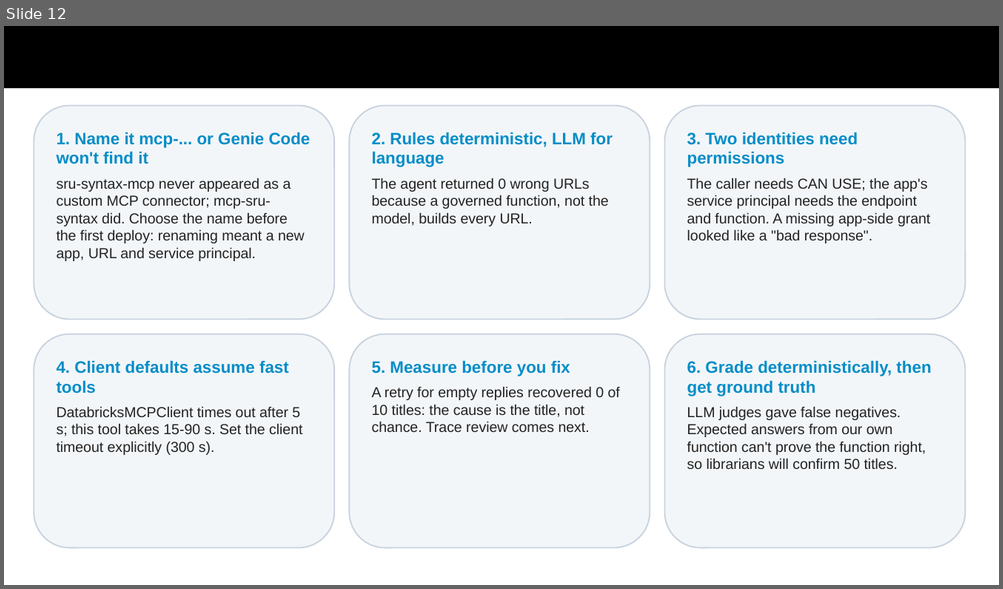
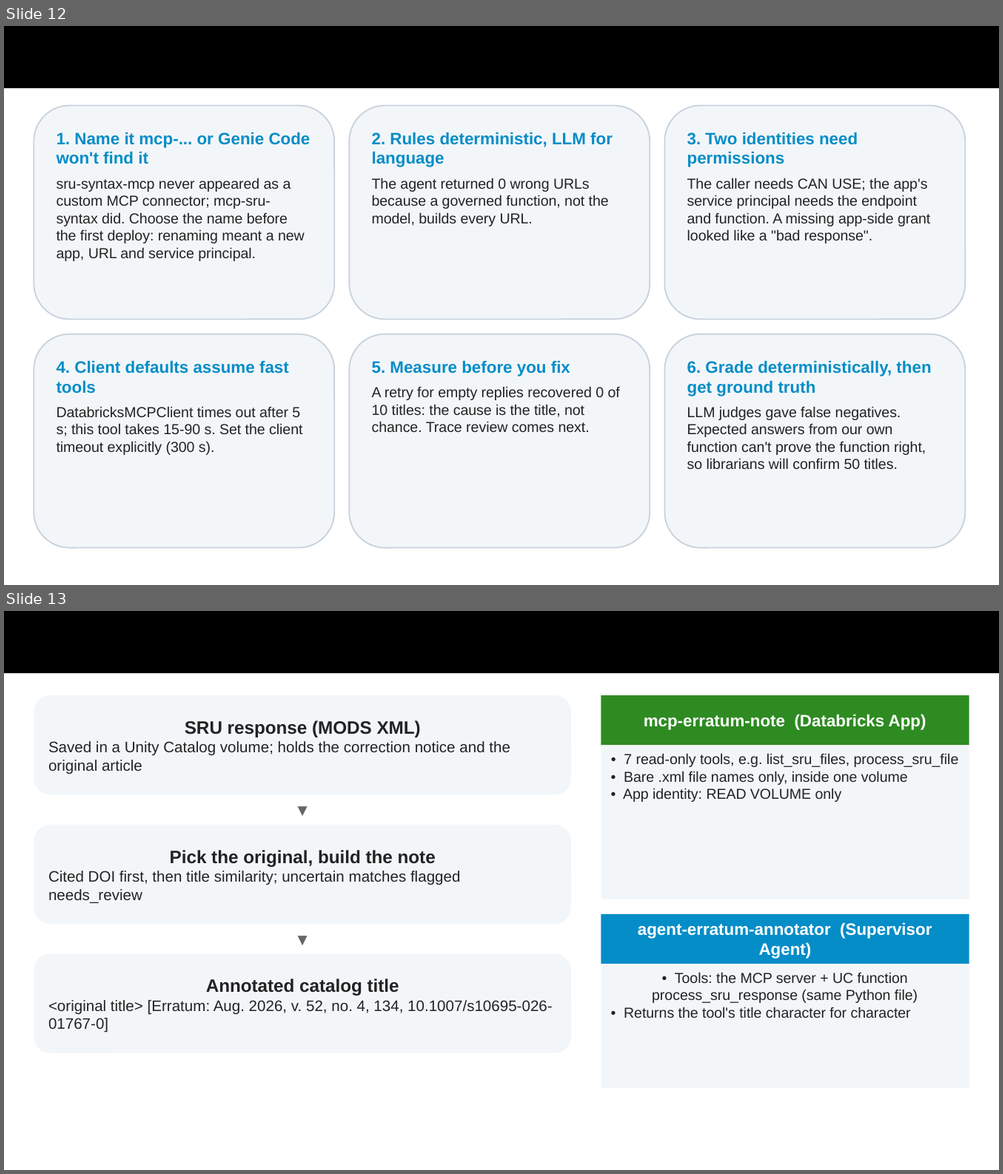
Before and after one commit to AmandaZXu-USDA/mcp-hackathon-demo-sru, a slide deck: submission/GSA-MCP-Hackathon-mcp-sru-syntax.pptx. Shown one above the other, each under a label of ours: slide 12 before the commit, slides 12 and 13 after it. The pictures are 1003x589 and 1003x1174 pixels, drawn with LibreOffice and Linux fonts; fonts in the diff are those of the drawing. Boxes give left, top, right and bottom in pixels: in the first picture for what was removed or moved away, otherwise in the second. Text is boxed around its words. In the diff, an @@ line names an element or a change of style, - is before the commit and + after.

```diff
--- a/submission/GSA-MCP-Hackathon-mcp-sru-syntax.pptx
+++ b/submission/GSA-MCP-Hackathon-mcp-sru-syntax.pptx
@@ slide 13 added at [4, 611, 999, 1170], background #FFFFFF @@
@@ title added at [4, 611, 999, 674], fill #000000 @@
@@ rounded rectangle added at [34, 695, 571, 795], fill #F3F6F9, 11 pt, text #222222 @@
+SRU response (MODS XML)
+Saved in a Unity Catalog volume; holds the correction notice and the original article
@@ rectangle added at [600, 695, 969, 745], fill #2E8B22, 12 pt, text #FFFFFF, bold @@
+mcp-erratum-note (Databricks App)
@@ rectangle added at [600, 745, 969, 900], fill #F3F6F9, 10.5 pt, text #222222 @@
+• 7 read-only tools, e.g. list_sru_files, process_sru_file
+• Bare .xml file names only, inside one volume
+• App identity: READ VOLUME only
@@ text added at [278, 795, 327, 825], 12 pt, text #666666 @@
+▼
@@ rounded rectangle added at [34, 825, 571, 924], fill #F3F6F9, 11 pt, text #222222 @@
+Pick the original, build the note
+Cited DOI first, then title similarity; uncertain matches flagged needs_review
@@ rectangle added at [600, 914, 969, 964], fill #058DC7, 12 pt, text #FFFFFF, bold @@
+agent-erratum-annotator (Supervisor Agent)
@@ text added at [278, 924, 327, 954], 12 pt, text #666666 @@
+▼
@@ rounded rectangle added at [34, 954, 571, 1054], fill #F3F6F9, 11 pt, text #222222 @@
+Annotated catalog title
+<original title> [Erratum: Aug. 2026, v. 52, no. 4, 134, 10.1007/s10695-026-01767-0]
@@ rectangle added at [600, 964, 969, 1088], fill #F3F6F9, 10.5 pt, text #222222 @@
+• Tools: the MCP server + UC function process_sru_response (same Python file)
+• Returns the tool's title character for character
```
Also in this commit, not shown: 3 slides changed, 1 other slide added, 18 other files.
